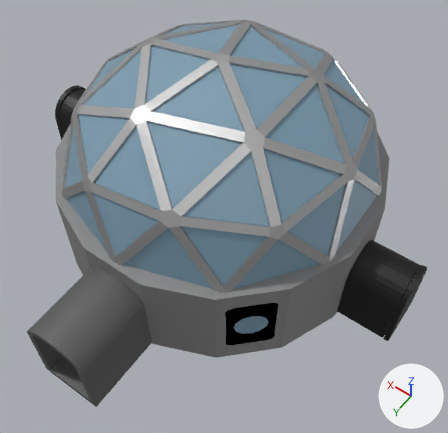
Renders of the FBX model Assets/Models/hab hollow.fbx from each side of a commit.
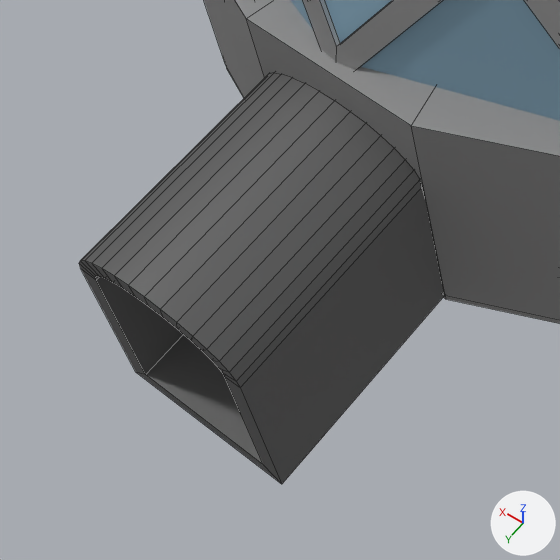
Old and new are each drawn whole from a camera (50 mm lens) standing at (-4.7, 6.5, 10.39) and looking at (-0.63, 0.8, 1.44) and again close up on the part from 0% to 43% of the width and 56% to 100% of the height. Lighting does not change. The marker at lower right points along +X, +Y and +Z. The close-ups show mesh edges as thin lines. Where no turn or scale is listed for an object, it has been applied to the vertices.

Objects in the first close-up: 'airlock', 'body', 'dome frame', 'dome glass'.
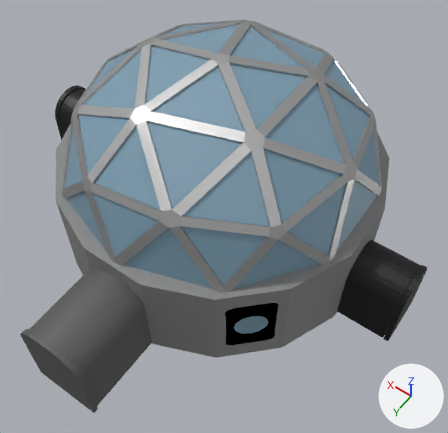
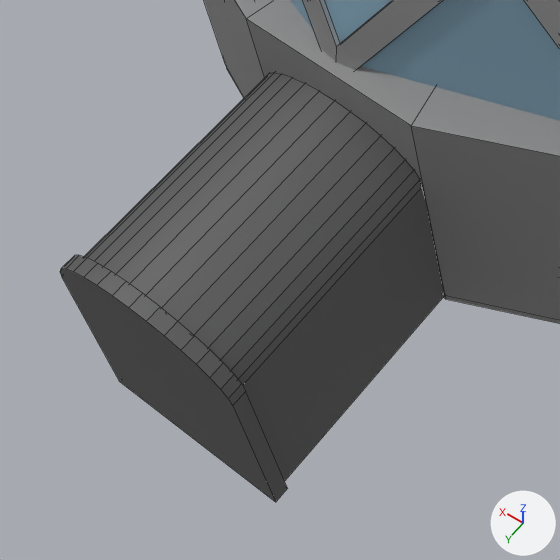
Boxes [x1, y1, x2, y2] around the edits, measured in the close-ups (560 x 560 px):
'airlock door 1', added: after [60, 255, 287, 502]

What the commit changed:
Material 'Material.002' (mat_material_002) is new.
Its base color is (0.1, 0.1, 0.1) (dark grey #595959).
Mesh me_cylinder_007 is new.
It has 38 vertices, 21 faces and spans x -0.64..0.64, y -0.01..0.09, z -1.21..0.53.
It uses material mat_material_002 (dark grey #595959).
Object 'airlock door 1' (ob_airlock_door_1) is new; it shows me_cylinder_007.
Its location is (0.0, 4.534, 1.2).
